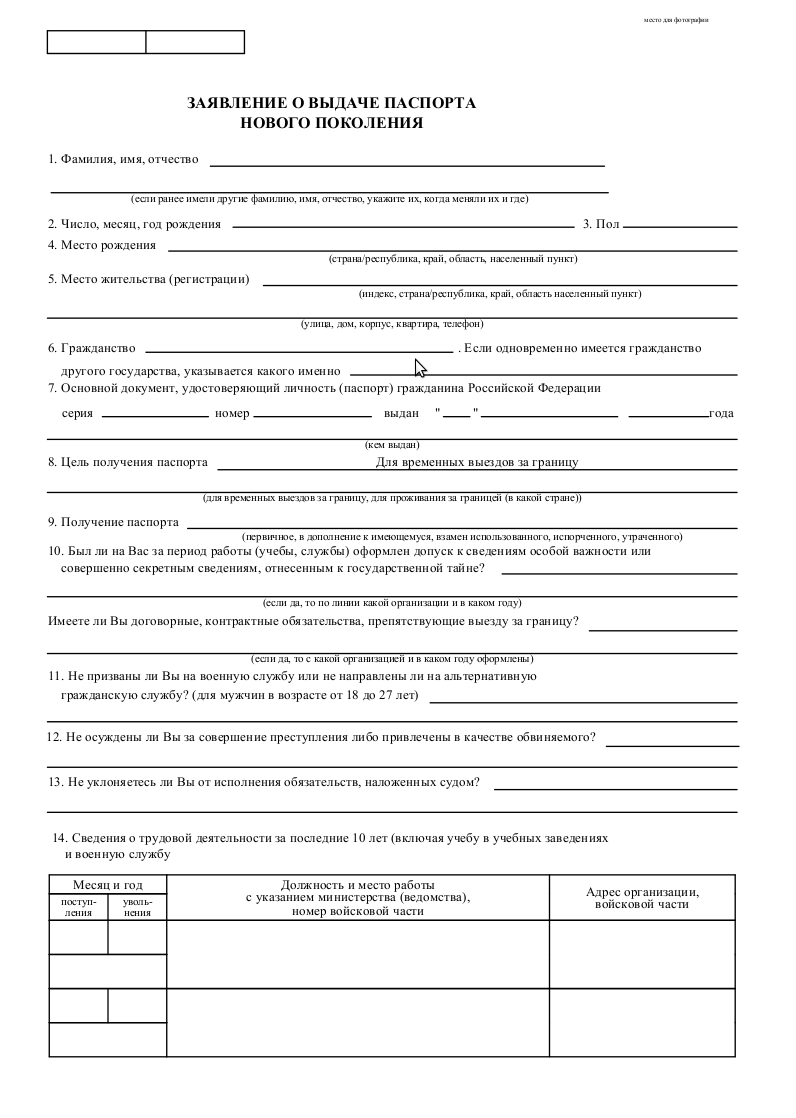
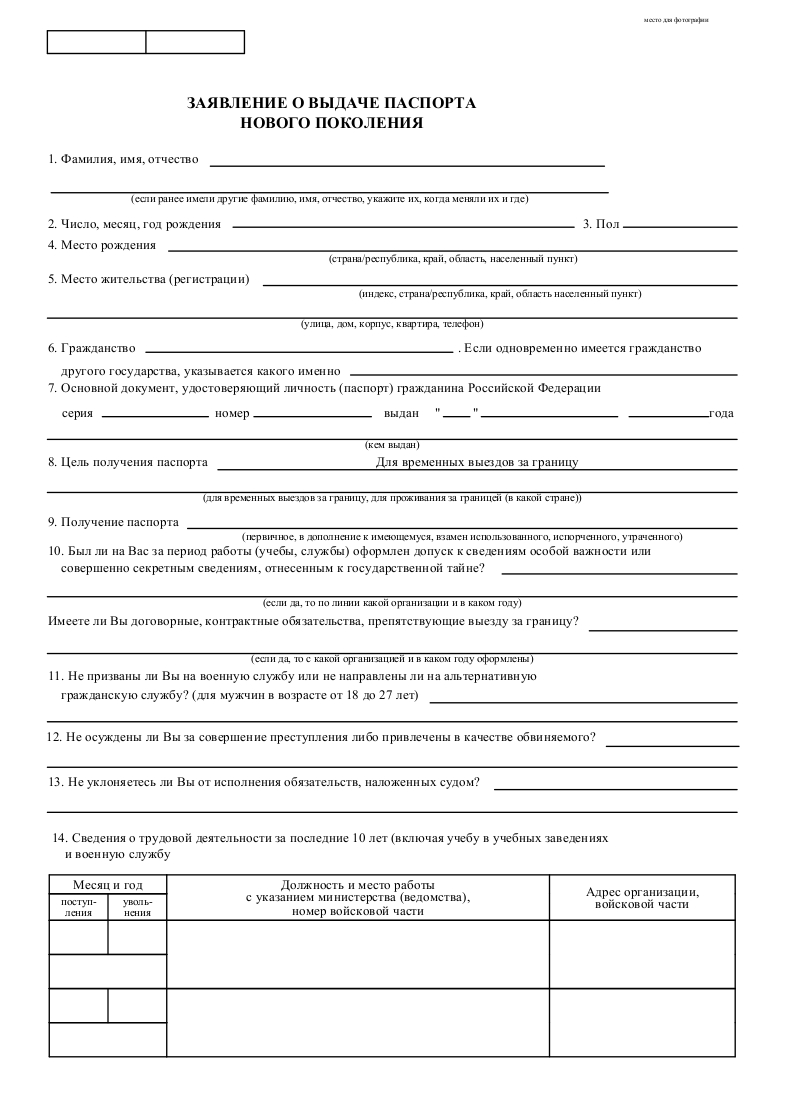
The second (796, 1118) image is a revision of the first. Changes to its layers:
painted on "Background" over [414, 358, 429, 379]
